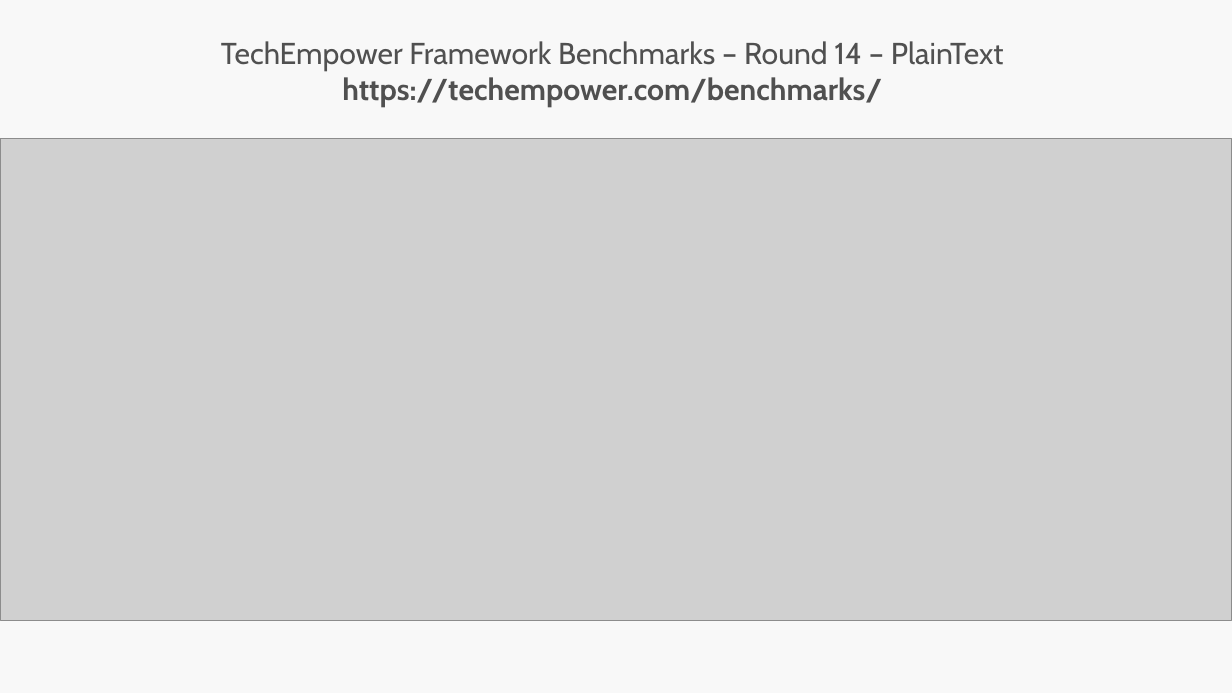
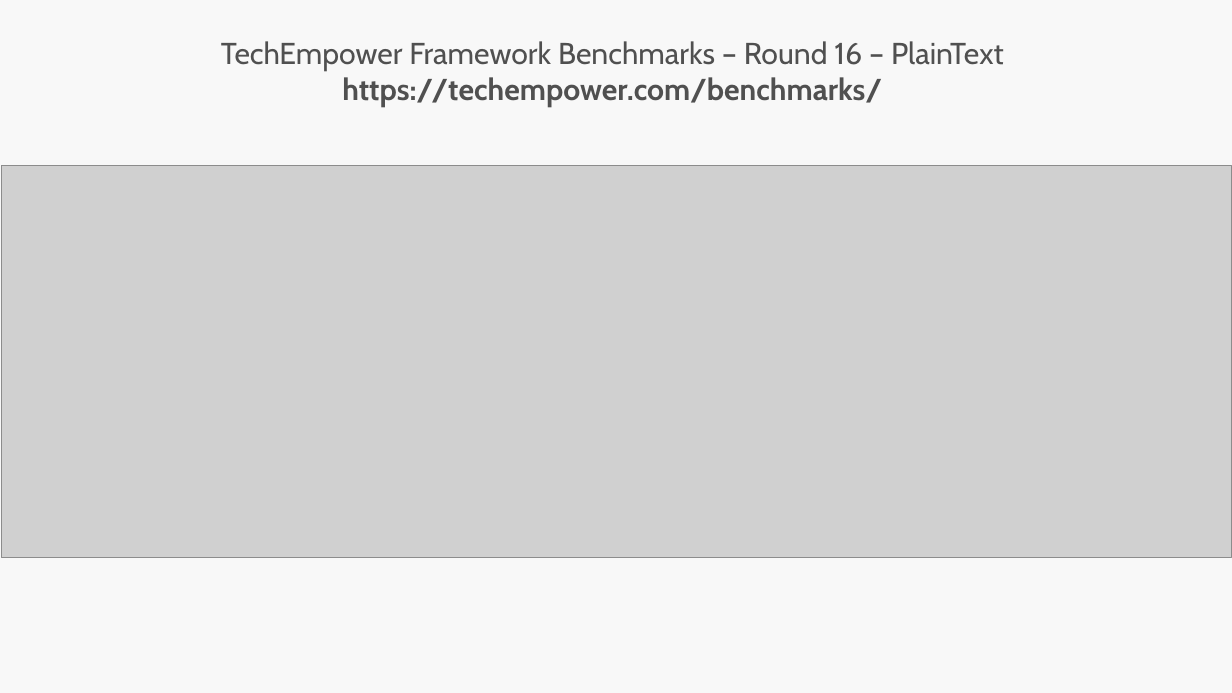
Before and after one commit to dotnet-presentations/dotnetcore-workshop, a slide deck: slide 7 of 1-Overview-Tools-Acquisition/netcore-workshop-overview-tools.pptx. Drawn at 1232x693 pixels with LibreOffice and Linux fonts; fonts in the diff are those of the drawing; grey boxes stand for pictures; background and template pictures are left out. Boxes give left, top, right and bottom in pixels: in the first picture for what was removed or moved away, otherwise in the second. Text is boxed around its words. In the diff, an @@ line names an element or a change of style, - is before the commit and + after.

```diff
--- a/1-Overview-Tools-Acquisition/netcore-workshop-overview-tools.pptx
+++ b/1-Overview-Tools-Acquisition/netcore-workshop-overview-tools.pptx
@@ text at (221, 41, 1004, 71): text changed @@
-TechEmpower Framework Benchmarks – Round 14 – PlainText
+TechEmpower Framework Benchmarks – Round 16 – PlainText
@@ picture: place and size @@
-picture at (0, 138, 1232, 620)
+picture at (1, 165, 1232, 557)
```
Also in this commit, not shown: 3 other slides changed, 2 other files.
